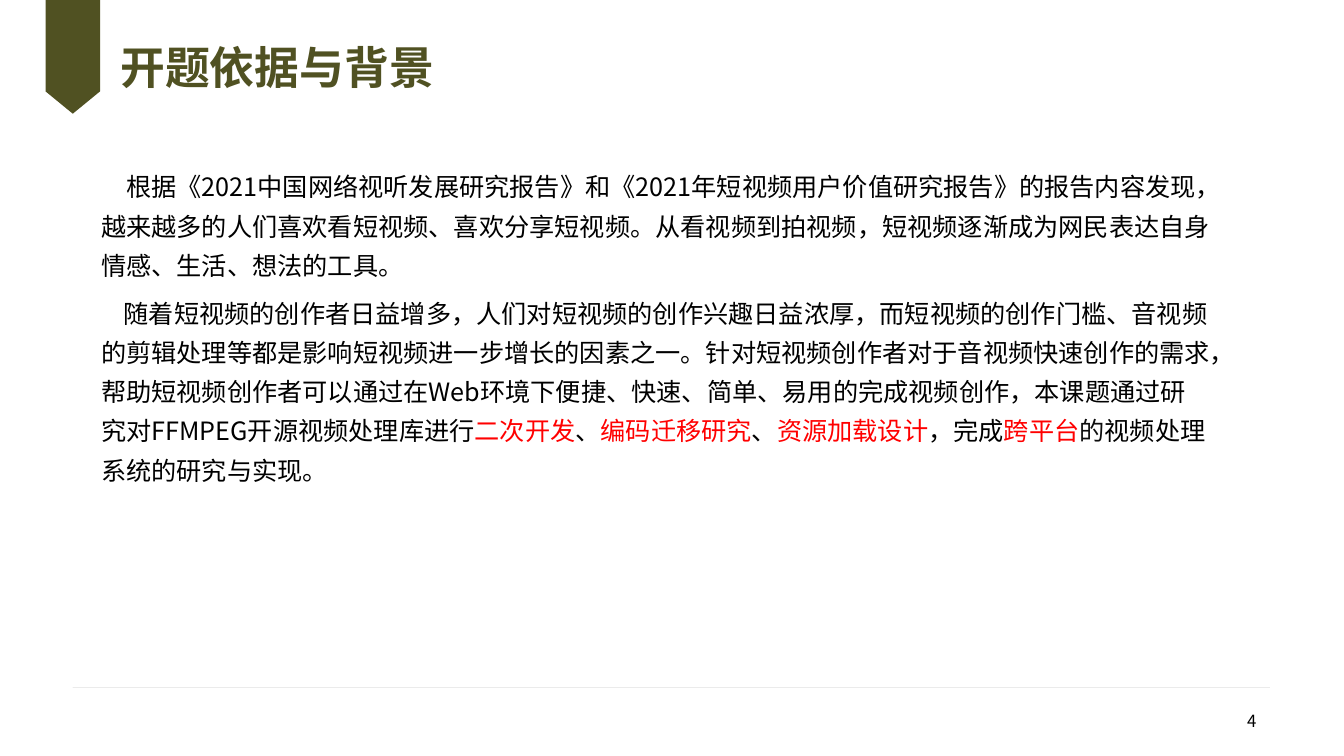
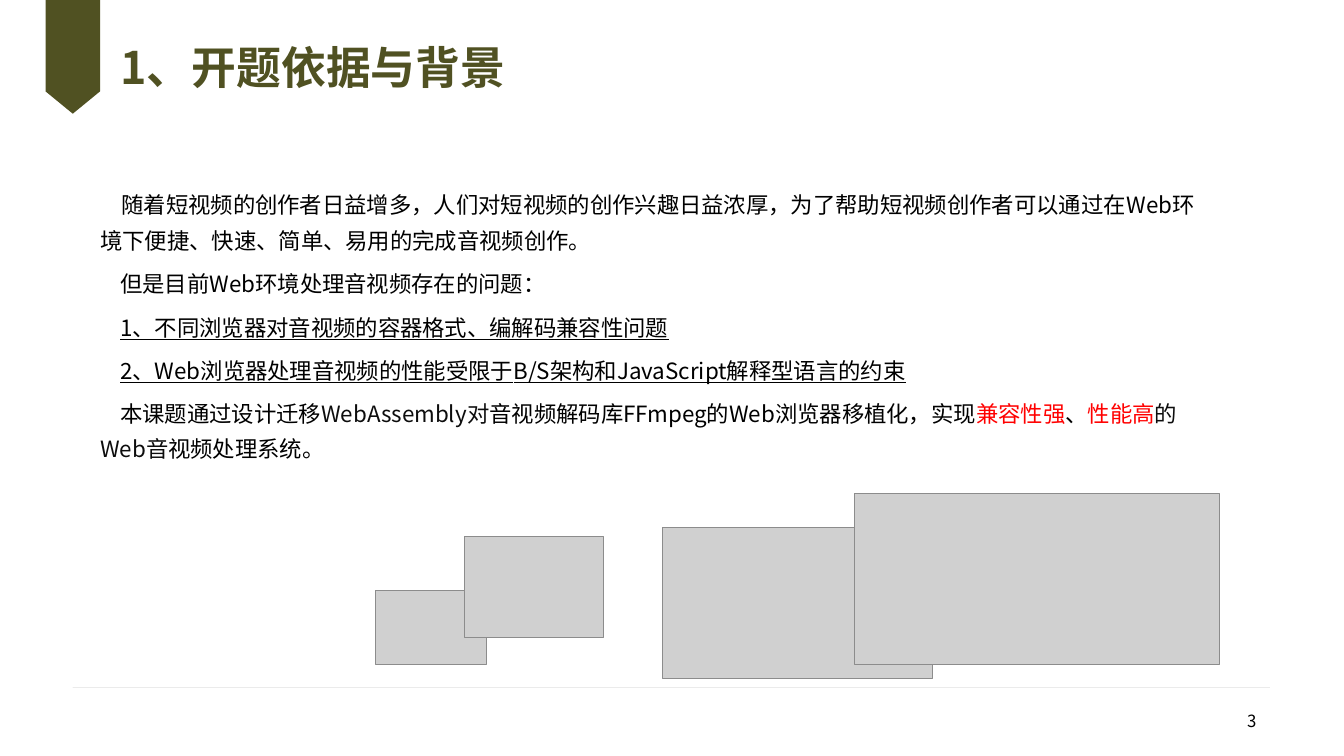
Before and after one commit to knoxnoe/GraduationProject, a slide deck: slide 3 of doc/paper/v2/缑通旺-开题.pptx (slide 4 before the commit). Drawn at 1344x756 pixels with LibreOffice and Linux fonts; fonts in the diff are those of the drawing; grey boxes stand for pictures; background and template pictures are left out. Boxes give left, top, right and bottom in pixels: in the first picture for what was removed or moved away, otherwise in the second. Text is boxed around its words. In the diff, an @@ line names an element or a change of style, - is before the commit and + after.

```diff
--- a/doc/paper/v2/缑通旺-开题.pptx
+++ b/doc/paper/v2/缑通旺-开题.pptx
@@ title at (120, 46, 505, 88): text changed @@
-开题依据与背景
+1、开题依据与背景
@@ text at (100, 194, 1195, 459): text changed; size 18 to 16 pt @@
-根据《2021中国网络视听发展研究报告》和《2021年短视频用户价值研究报告》的报告内容发现，越来越多的人们喜欢看短视频、喜欢分享短视频。从看视频到拍视频，短视频逐渐成为网民表达自身情感、生活、想法的工具。
-随着短视频的创作者日益增多，人们对短视频的创作兴趣日益浓厚，而短视频的创作门槛、音视频的剪辑处理等都是影响短视频进一步增长的因素之一。针对短视频创作者对于音视频快速创作的需求，帮助短视频创作者可以通过在Web环境下便捷、快速、简单、易用的完成视频创作，本课题通过研究对FFMPEG开源视频处理库进行二次开发、编码迁移研究、资源加载设计，完成跨平台的视频处理系统的研究与实现。
+随着短视频的创作者日益增多，人们对短视频的创作兴趣日益浓厚，为了帮助短视频创作者可以通过在Web环境下便捷、快速、简单、易用的完成音视频创作。
+但是目前Web环境处理音视频存在的问题：
+1、不同浏览器对音视频的容器格式、编解码兼容性问题
+2、Web浏览器处理音视频的性能受限于B/S架构和JavaScript解释型语言的约束
+本课题通过设计迁移WebAssembly对音视频解码库FFmpeg的Web浏览器移植化，实现兼容性强、性能高的Web音视频处理系统。
@@ picture added at (854, 494, 1220, 664) @@
@@ picture added at (464, 536, 604, 637) @@
@@ picture added at (663, 528, 933, 679) @@
@@ picture added at (376, 591, 487, 664) @@
@@ page number at (1247, 714, 1256, 728): text changed @@
-4
+3
```
Also in this commit, not shown: 8 other slides changed, 10 slides added, 23 slides removed, 6 other files.
